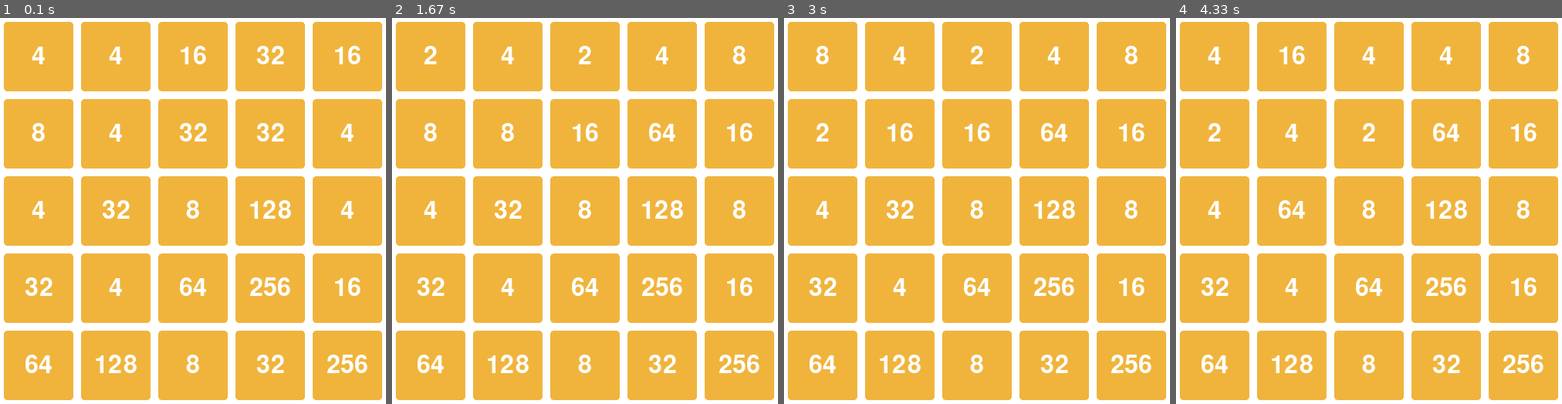
Above: before the commit, frames 1-4 (left to right).
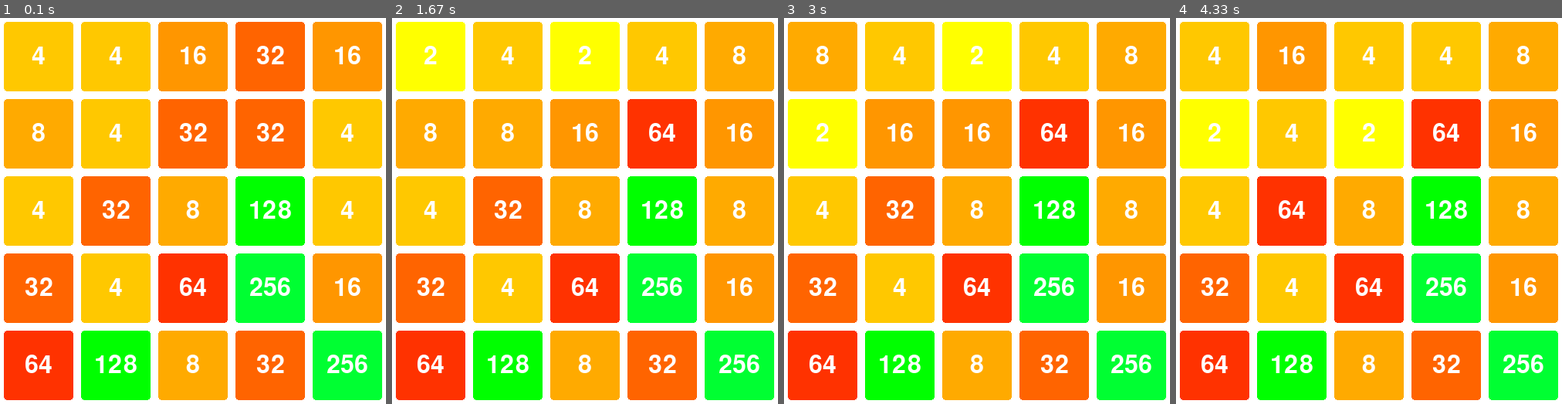
Above: after the commit, the same moments.

Repository: timonj0/EF_Informatik
Game: pygame game, started from numtrip/numtrip_pygame.py
Two runs of this game, one before a commit and one after it. Both use one fixed random seed, a clock stepped at 60 frames per second and the inputs below.
Inputs (mouse positions are in pixels of both pictures, inside the frame that each line leads up to):
- Up to frame 1 (0.1 s): no input
- Up to frame 2 (1.67 s): click (708, 199) at 0.38 s; click (642, 75) at 0.72 s; click (484, 68) at 1.05 s
- Up to frame 3 (3 s): click (922, 129) at 1.88 s
- Up to frame 4 (4.33 s): click (1257, 137) at 3.05 s; click (1257, 187) at 3.38 s; click (1307, 83) at 4.22 s

The runs differ from the first frame. In frame 1, 78% of the frame differs, in the area x 1-99%, y 1-99%; in frame 2, 78%; in frame 3, 78%; in frame 4, 78%.

Commit message:
Add multi color fields

Diff:
--- a/numtrip/numtrip_pygame.py
+++ b/numtrip/numtrip_pygame.py
@@ -4,12 +4,16 @@
 
 pg.init()
 pg.font.init()
+pg.display.set_caption('NumTrip')
 
 BOARD_SIZE = 5
 WIN_SCORE = 1024
 
 SCREEN_WIDTH = 500
 SCREEN_HEIGHT = SCREEN_WIDTH
+
+COLOR_PALETTE = [(255, 255, 0), (255, 200, 0), (255, 170, 0), (255, 150, 0),
+                 (255, 100, 0), (255, 50, 0), (0, 255, 0), (0, 255, 50), (0, 255, 100), (0, 255, 150), (0, 255, 200), (0, 255, 255), (0, 0, 0), (0, 0, 0), (0, 0, 0), (0, 0, 0), (0, 0, 0)]
 
 FIELD_COLOR = (240, 180, 60)
 FONT = pg.font.Font('freesansbold.ttf', 32)
@@ -44,11 +48,12 @@
         for col_idx in range(len(board[row_idx])):
             field_x = col_idx * 100 + 5
             field_y = row_idx * 100 + 5
-            text = FONT.render(str(board[row_idx][col_idx]), True, (255, 255, 255), FIELD_COLOR)
+            color = COLOR_PALETTE[int(math.log2(board[row_idx][col_idx]) - 1)]
+            text = FONT.render(str(board[row_idx][col_idx]), True, (255, 255, 255), color)
             textRect = text.get_rect()
             textRect.center = (field_x + 45, field_y + 45)
 
-            pg.draw.rect(surface=screen, color=FIELD_COLOR, rect=pg.Rect(field_x, field_y, 90, 90), border_radius=4)
+            pg.draw.rect(surface=screen, color=color, rect=pg.Rect(field_x, field_y, 90, 90), border_radius=4)
             screen.blit(text, textRect)
     pg.display.update()
 
@@ -132,10 +137,6 @@
 
 
 def check_game_over(board):
-    for event in pg.event.get():
-        if event.type == pg.QUIT:
-            print("Window closed")
-            return False
     for line in board:
         for field in line:
             if field == WIN_SCORE:
@@ -164,6 +165,8 @@
                     mark_neighbours(board, selected_field)
                     board = fill_baord(board)
                 game = check_game_over(board)
+            if event.type == pg.QUIT:
+                game = False
         CLOCK.tick(30)
     print_board(board)
 
